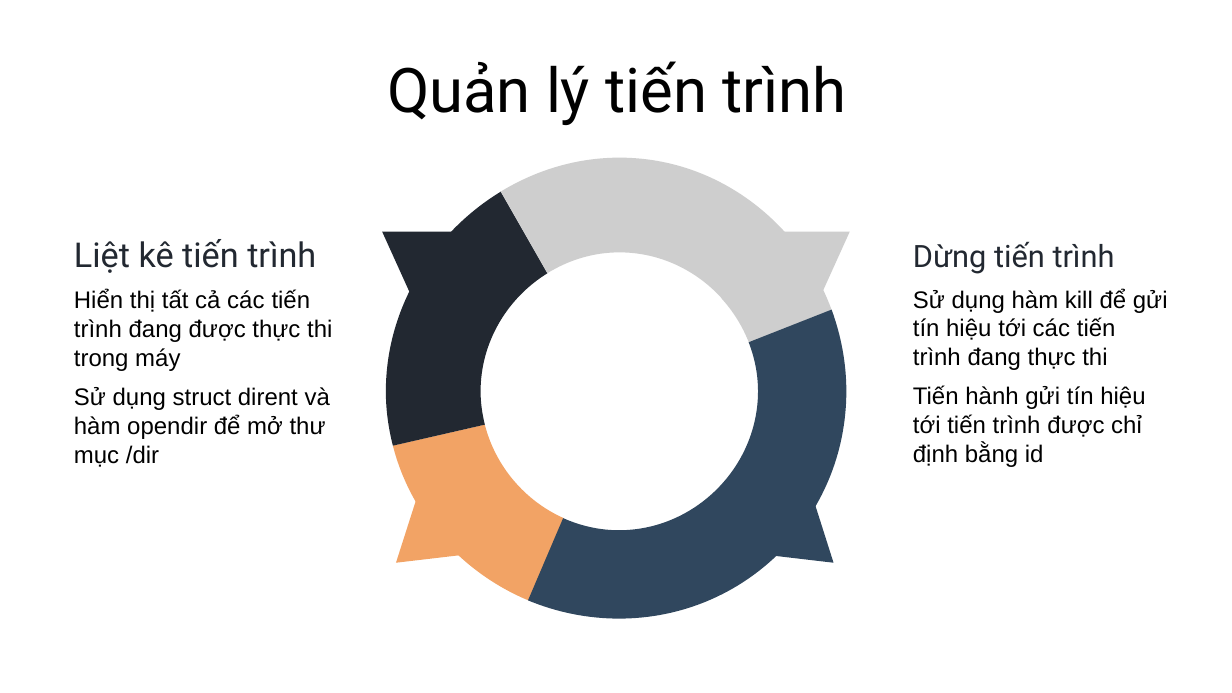
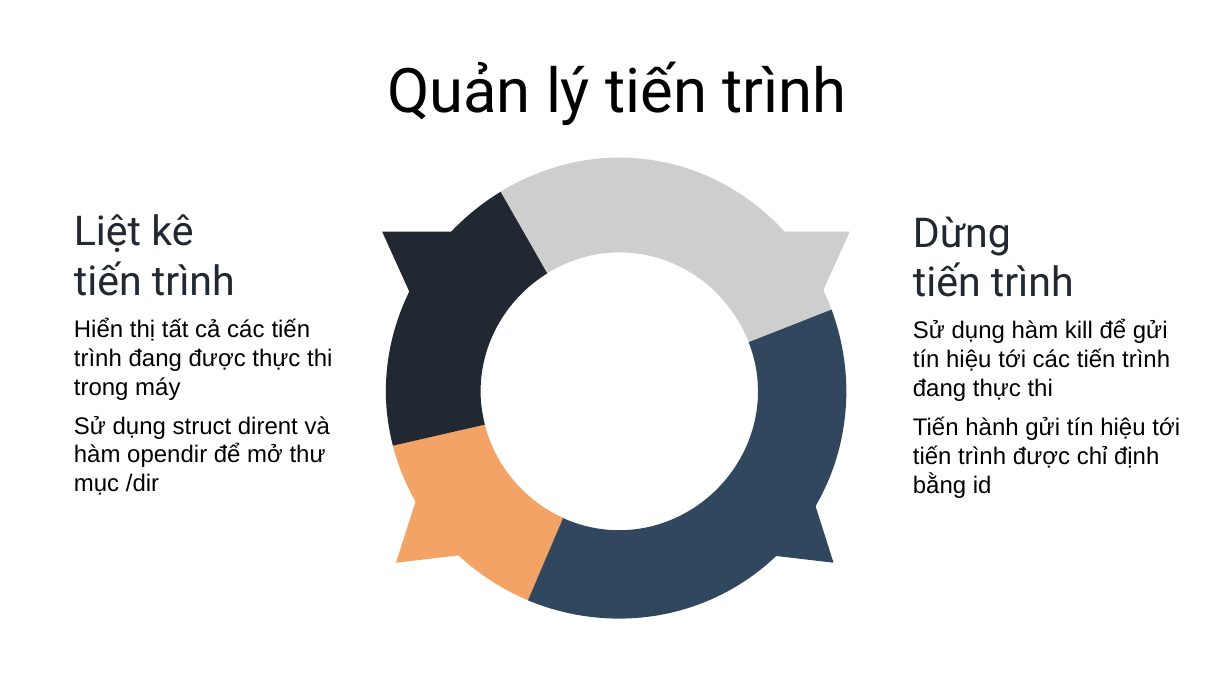
Before and after one commit to caoanhnguyen/Linux_Kernel, a slide deck: slide 13 of docs/Nhóm-3.pptx. Drawn at 1232x693 pixels with LibreOffice and Linux fonts; fonts in the diff are those of the drawing. Boxes give left, top, right and bottom in pixels: in the first picture for what was removed or moved away, otherwise in the second. Text is boxed around its words. In the diff, an @@ line names an element or a change of style, - is before the commit and + after.

```diff
--- a/docs/Nhóm-3.pptx
+++ b/docs/Nhóm-3.pptx
@@ text at (74,214,235,296): size 20 to 24 pt in "Liệt kê tiến trình" @@
@@ text at (913,216,1074,297): size 18 to 24 pt in "Dừng tiến trình" @@
```
Also in this commit, not shown: 4 other slides changed, 4 other files.
